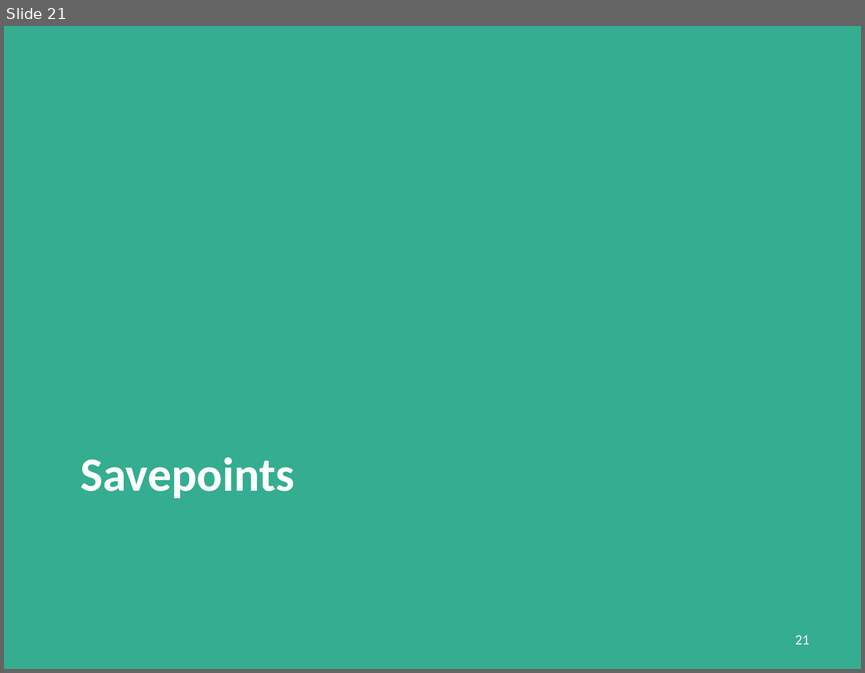
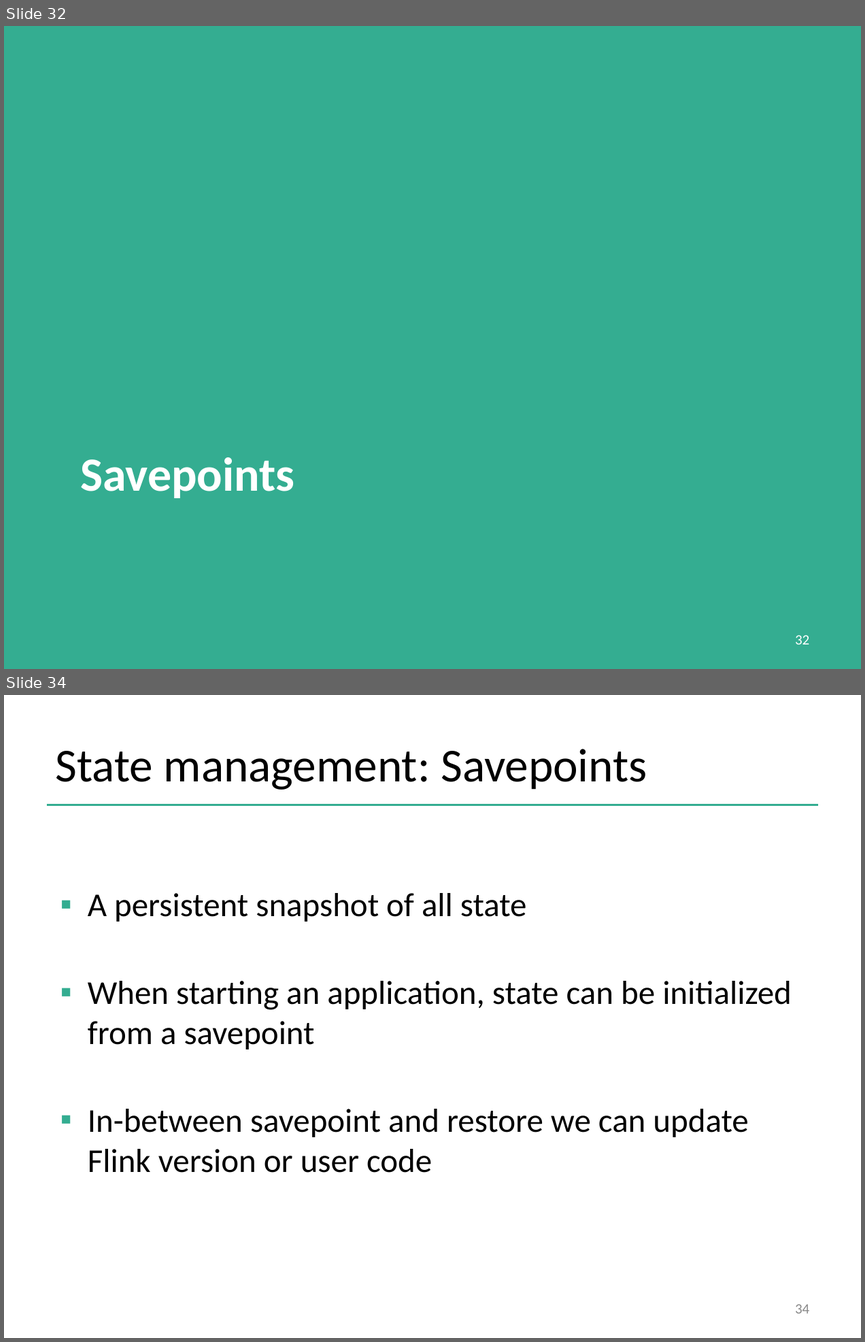
Before and after one commit to dataArtisans/flink-training-web, a slide deck: slides/flink_stream_statefulOps.pptx. Shown one above the other, each under a label of ours: slide 21 before the commit, slides 32 and 34 after it; the slides between them are not shown. The pictures are 865x673 and 865x1342 pixels, drawn with LibreOffice and Linux fonts; fonts in the diff are those of the drawing; background and template pictures are left out. Boxes give left, top, right and bottom in pixels: in the first picture for what was removed or moved away, otherwise in the second. Text is boxed around its words. In the diff, an @@ line names an element or a change of style, - is before the commit and + after.

```diff
--- a/slides/flink_stream_statefulOps.pptx
+++ b/slides/flink_stream_statefulOps.pptx
@@ slide 34 added at (4, 695, 861, 1338), background #FFFFFF @@
@@ title added at (56, 749, 647, 790), 39.6 pt, text #000000 @@
+State management: Savepoints
@@ line added from (47, 804) to (818, 804), #34AD91 2 pt @@
@@ text added at (88, 893, 791, 1172), 28 pt, text #000000 @@
+▪ A persistent snapshot of all state
+▪ When starting an application, state can be initialized from a savepoint
+▪ In-between savepoint and restore we can update Flink version or user code
@@ page number added at (795, 1304, 809, 1313), 12 pt, text #888888 @@
+34
@@ what was slide 21 is now slide 32 @@
@@ page number at (795, 635, 809, 644): text changed @@
-21
+32
```
Also in this commit, not shown: 4 slides changed, 16 other slides added, 1 slide removed, 6 other files.
